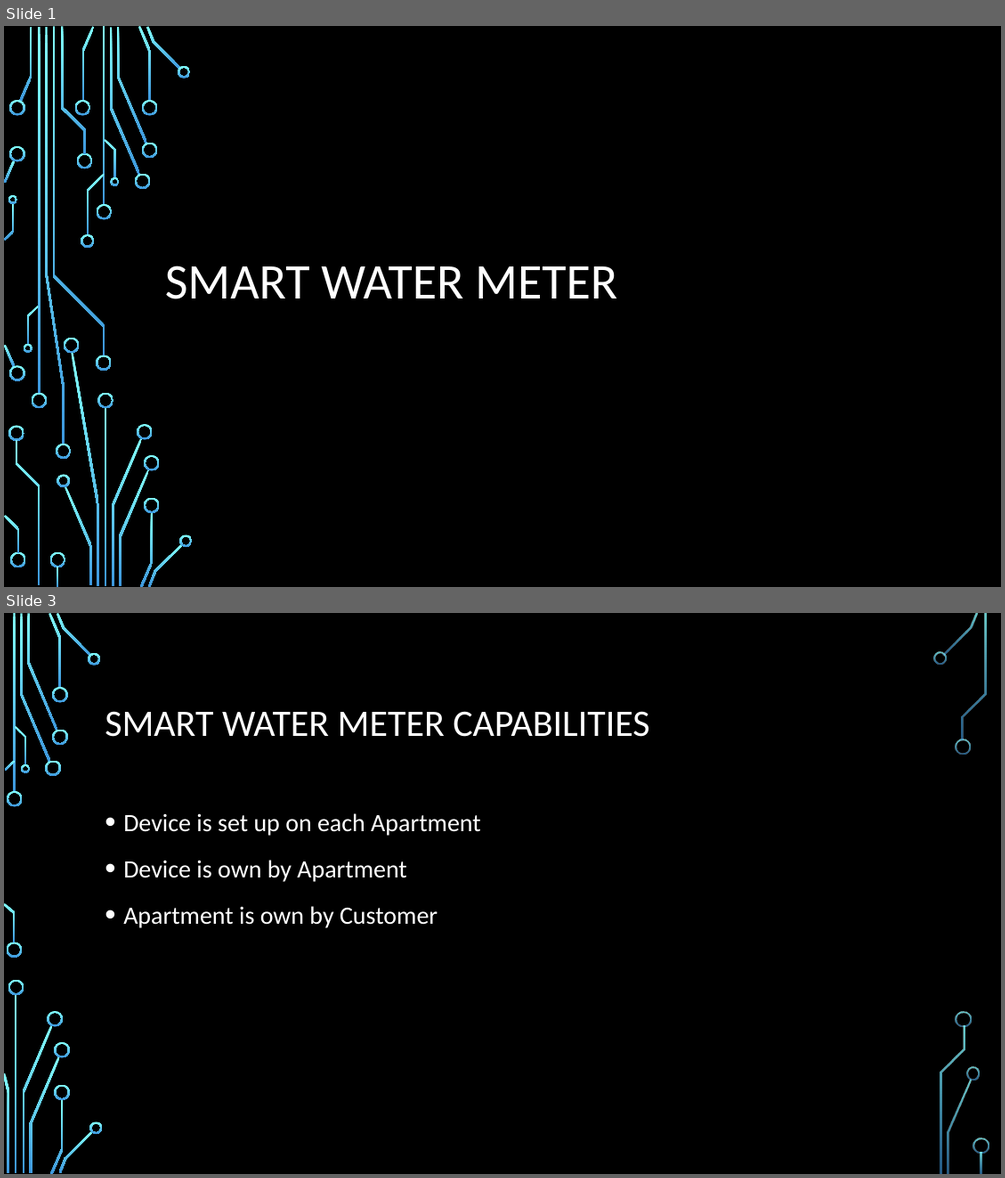
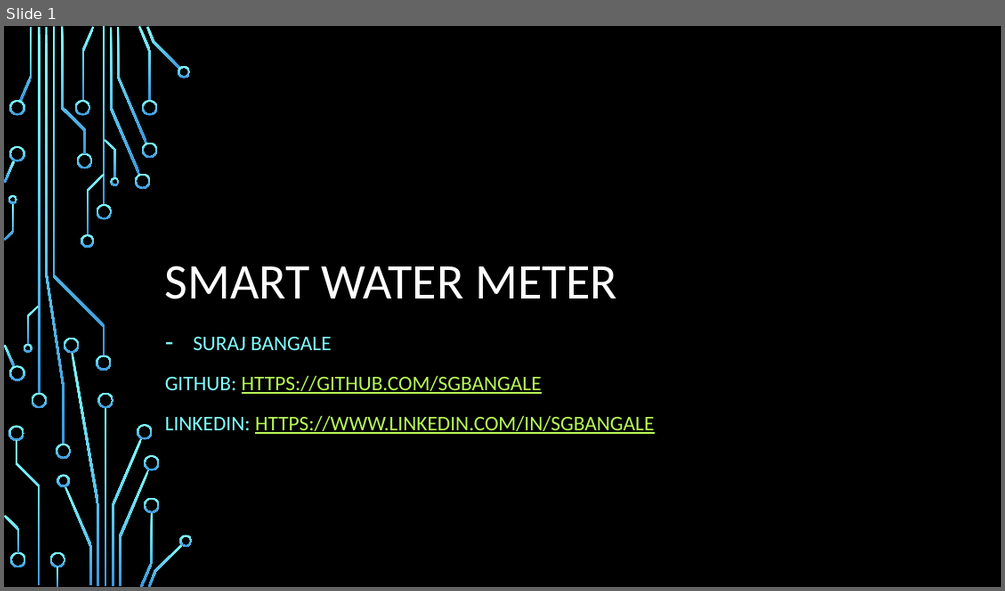
Before and after one commit to sgbangale/iot-swmsb, a slide deck: documents/Smart Water Meter.pptm. Shown one above the other, each under a label of ours: slides 1 and 3 before the commit, slide 1 after it; the slides between them are not shown. The pictures are 1005x1178 and 1005x591 pixels, drawn with LibreOffice and Linux fonts; fonts in the diff are those of the drawing; background and template pictures are left out. Boxes give left, top, right and bottom in pixels: in the first picture for what was removed or moved away, otherwise in the second. Text is boxed around its words. In the diff, an @@ line names an element or a change of style, - is before the commit and + after.

```diff
--- a/documents/Smart Water Meter.pptm
+++ b/documents/Smart Water Meter.pptm
@@ slide 3 removed at [4,613,1001,1174], background picture (left out) @@
@@ title removed at [105,711,649,737] @@
-SMART WATER METER CAPABILITIES
@@ text removed at [123,813,480,928] @@
-• Device is set up on each Apartment
-• Device is own by Apartment
-• Apartment is own by Customer
@@ group removed at [4,613,989,1174]: 33 freeform shapes, 3 rectangles @@
@@ slide 1 changed as well @@
@@ subtitle added at [165,337,654,434], 20 pt, text #B8FA56, underline @@
+– SURAJ BANGALE
+GITHUB: HTTPS://GITHUB.COM/SGBANGALE
+LINKEDIN: HTTPS://WWW.LINKEDIN.COM/IN/SGBANGALE
```
Also in this commit, not shown: 1 other slide changed, 6 slides added, 1 other slide removed.
